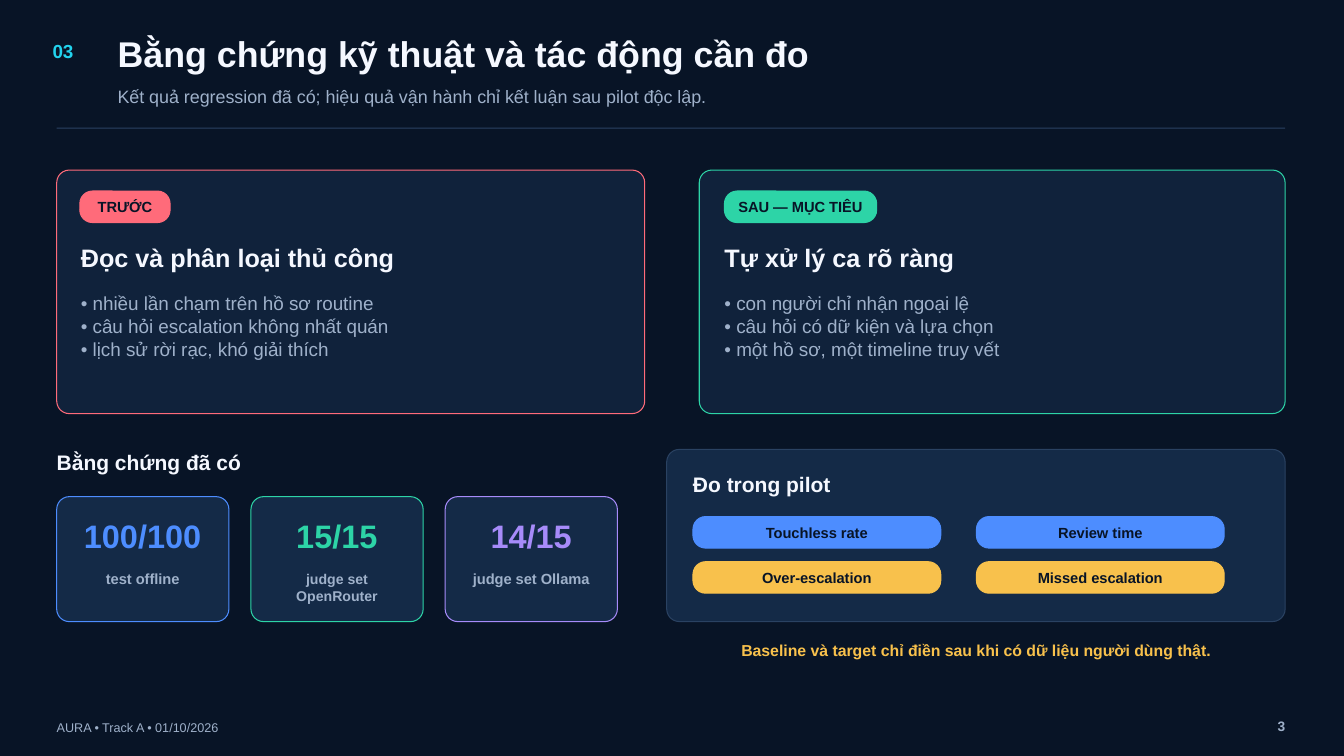
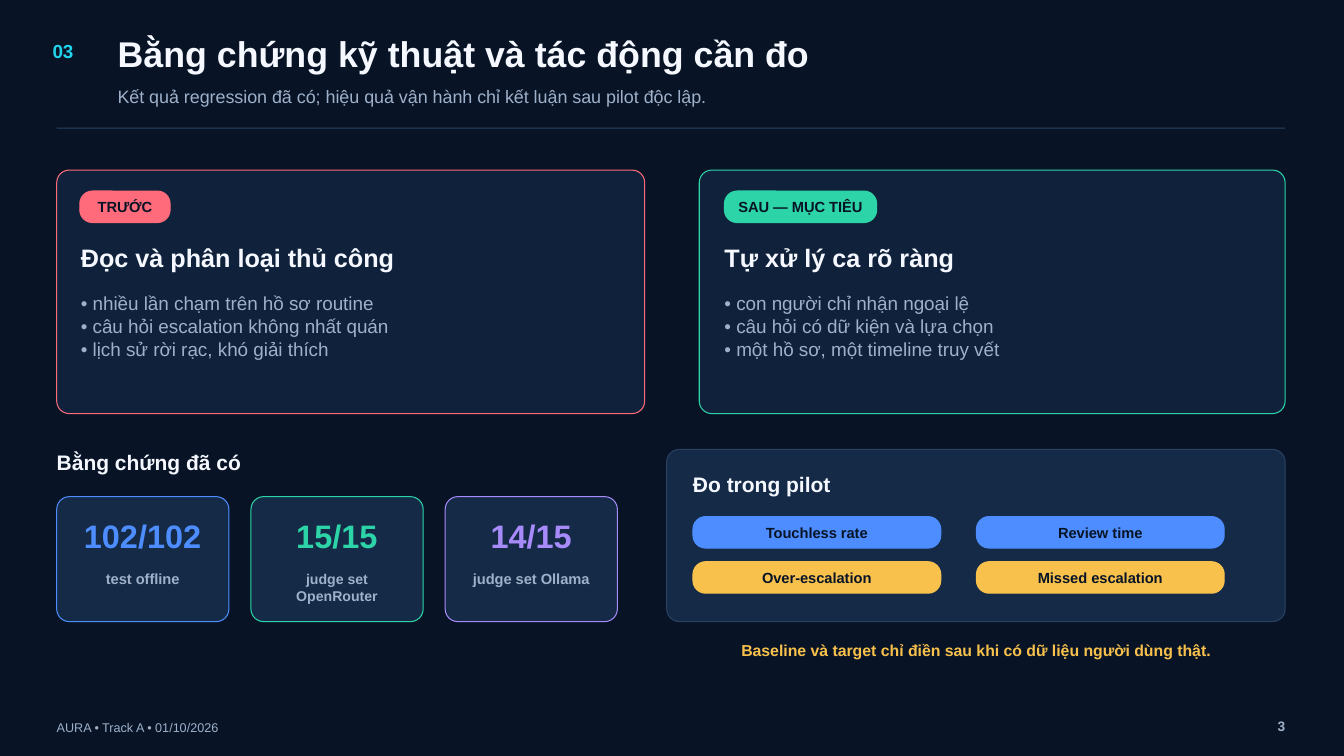
Before and after one commit to BondPhuPhamzZ/AURA, a slide deck: slide 3 of AURA/submission/AURA_5_SLIDES.pptx. Drawn at 1344x756 pixels with LibreOffice and Linux fonts; fonts in the diff are those of the drawing. Boxes give left, top, right and bottom in pixels: in the first picture for what was removed or moved away, otherwise in the second. Text is boxed around its words. In the diff, an @@ line names an element or a change of style, - is before the commit and + after.

```diff
--- a/AURA/submission/AURA_5_SLIDES.pptx
+++ b/AURA/submission/AURA_5_SLIDES.pptx
@@ text at box(84, 524, 201, 549): text changed @@
-100/100
+102/102
```
Also in this commit, not shown: 1 other slide changed, 18 other files.
